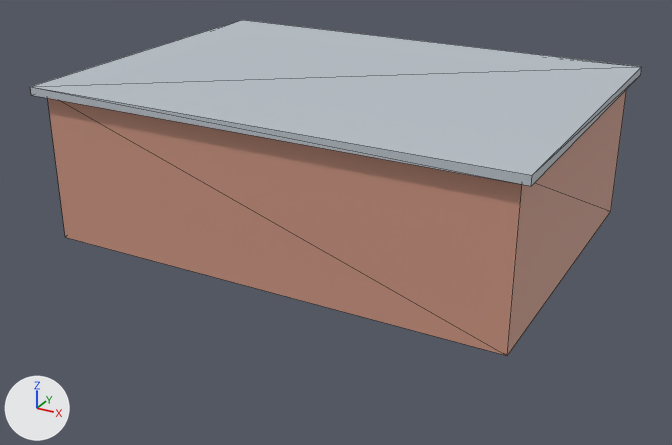
Before and after pictures for a commit that changed the glTF model assets/buildings/parts_store.glb.
The view is the same before and after, from a 50 mm lens placed at (12.6, -23.6, 11.8), pointed at (-0.7, 0.6, -0.3). The lights are fixed; the arrows at lower left show +X, +Y and +Z. The first picture is the older version. Mesh edges are drawn as thin lines. Objects named as collision shapes, trigger or cutter boxes, shadow casters or lower levels of detail are left out. Vertices at exactly the same position are counted once.

Names of what the first picture shows: 'parts_store'.
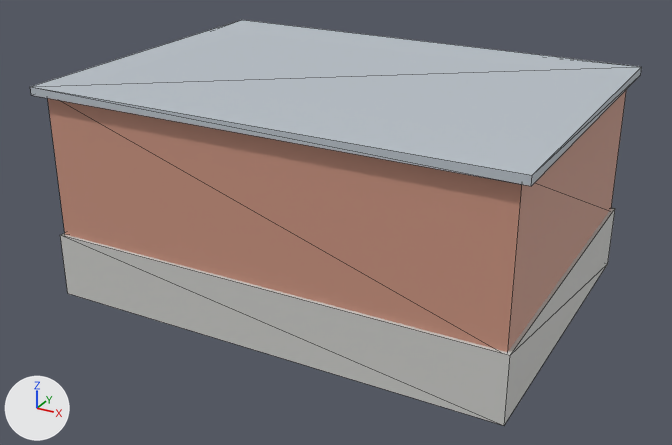
Location of each change, [x1, y1, x2, y2] in pixels of the pictures (672 x 445 px):
'parts_store', reshaped (20% taller): before [30, 20, 642, 356]; after [30, 20, 642, 425]
part 1 of me_parts_store, added: after [60, 207, 615, 425]

Edits to the bpy script that builds the scene:
```text
Change me_parts_store:
    used by ob_parts_store; location = (0.0, 0.0, 0.0)
    remove me_parts_store.from_pydata(...)  # 64 vertices, 80 faces; spans x -7.3..7.3, y -5.3..9.1, z 0.0..4.72
    add me_parts_store.from_pydata(...)  # 72 vertices, 92 faces; spans x -7.3..7.3, y -5.3..9.1, z -1.9..4.72
    me_parts_store part 1: a new loose piece, a box spanning x -7.1..7.1, y -5.1..5.1, z -1.9..0.1, in mat_concrete (light grey #cececb)
```
